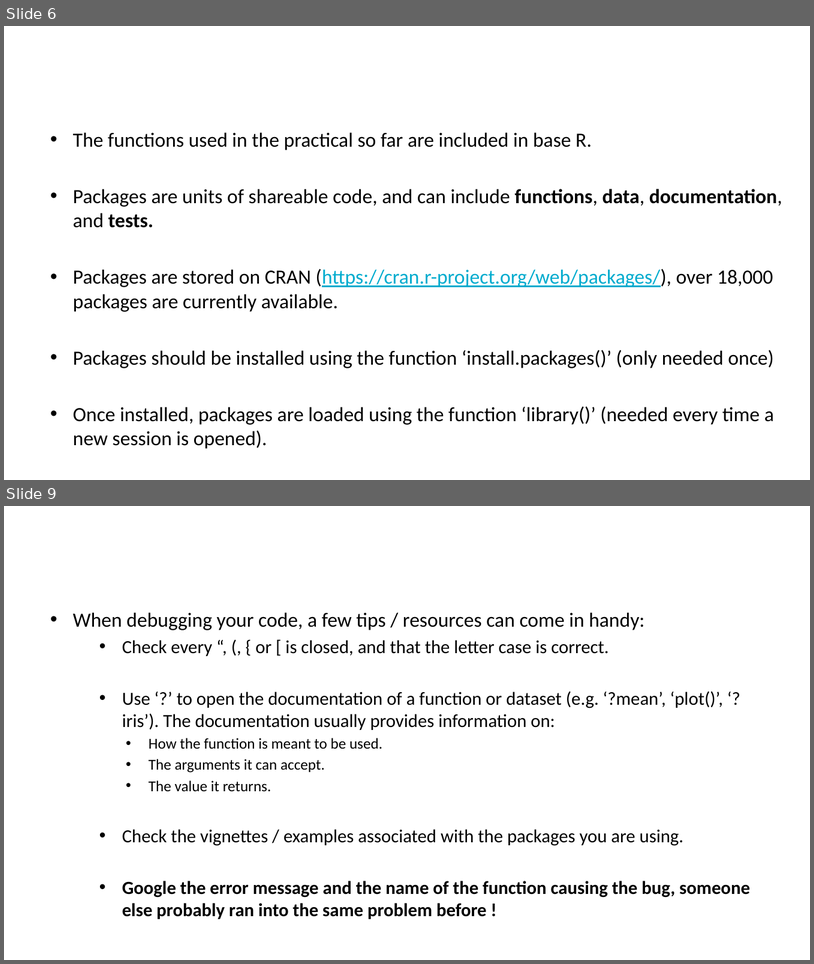
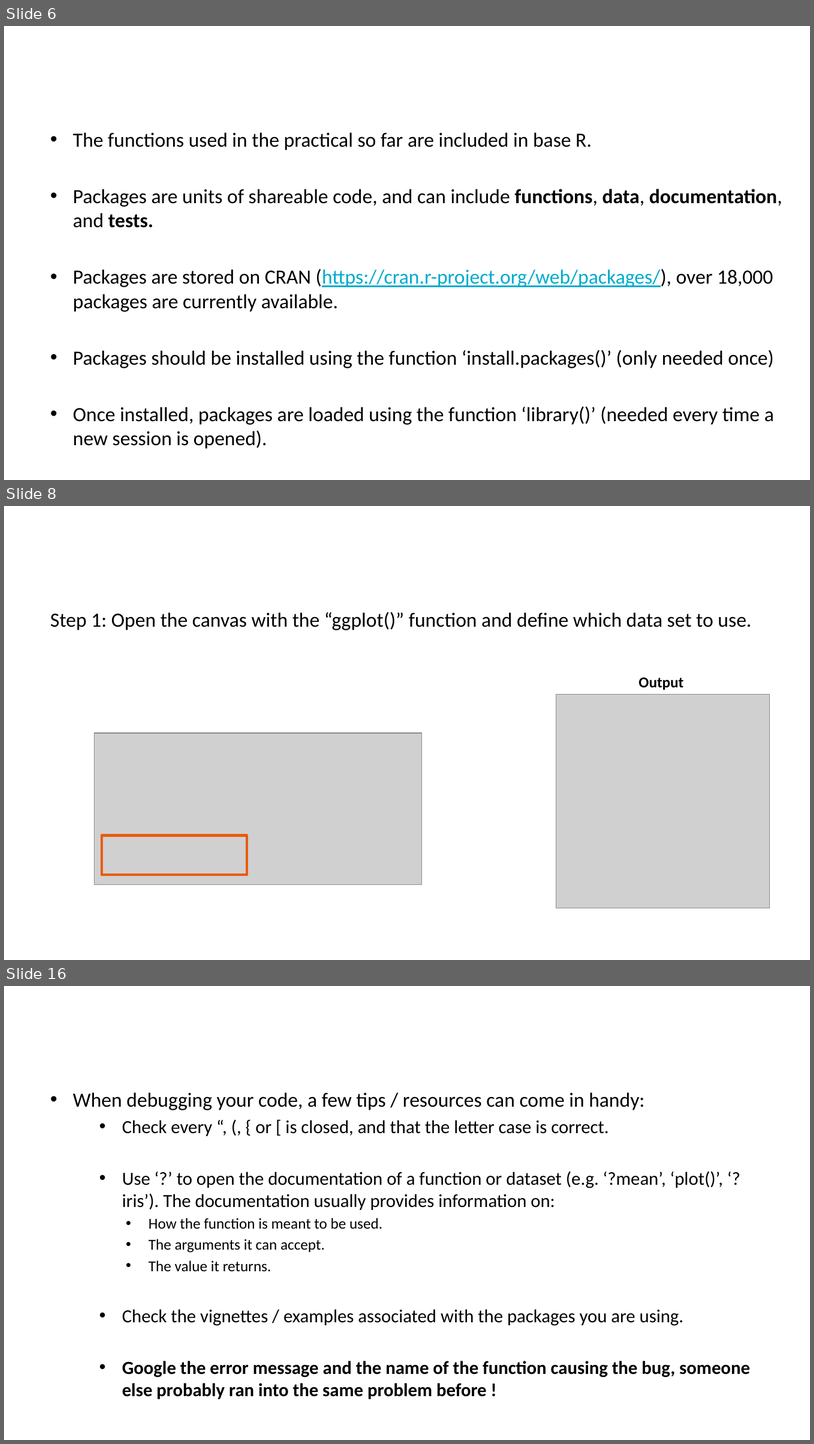
Before and after one commit to alxsrobert/intro_to_R_2022, a slide deck: session_2/SLIDES_introduction_to_R_2.pptx. Shown one above the other, each under a label of ours: slides 6 and 9 before the commit, slides 6, 8 and 16 after it; the slides between them are not shown. The pictures are 814x964 and 814x1444 pixels, drawn with LibreOffice and Linux fonts; fonts in the diff are those of the drawing; grey boxes stand for pictures; background and template pictures are left out. Boxes give left, top, right and bottom in pixels: in the first picture for what was removed or moved away, otherwise in the second. Text is boxed around its words. In the diff, an @@ line names an element or a change of style, - is before the commit and + after.

Commit message:
Add slides on ggplot2

```diff
--- a/session_2/SLIDES_introduction_to_R_2.pptx
+++ b/session_2/SLIDES_introduction_to_R_2.pptx
@@ slide 8 added at (4, 506, 810, 960), background picture (left out) @@
@@ title added at (50, 613, 107, 630), 32 pt, text #FFFFFF @@
+ggplot2, step 1
@@ text added at (111, 612, 752, 630), 24 pt, text #000000 @@
+Step 1: Open the canvas with the “ggplot()” function and define which data set to use.
@@ text added at (639, 677, 684, 690), 18 pt, text #000000, bold @@
+Output
@@ picture added at (557, 694, 770, 908) @@
@@ picture added at (95, 733, 422, 884) @@
@@ rectangle added at (102, 835, 247, 874), outline #E95B0C 3 pt @@
@@ what was slide 9 is now slide 16 @@
```
Also in this commit, not shown: 3 slides changed, 6 other slides added.
